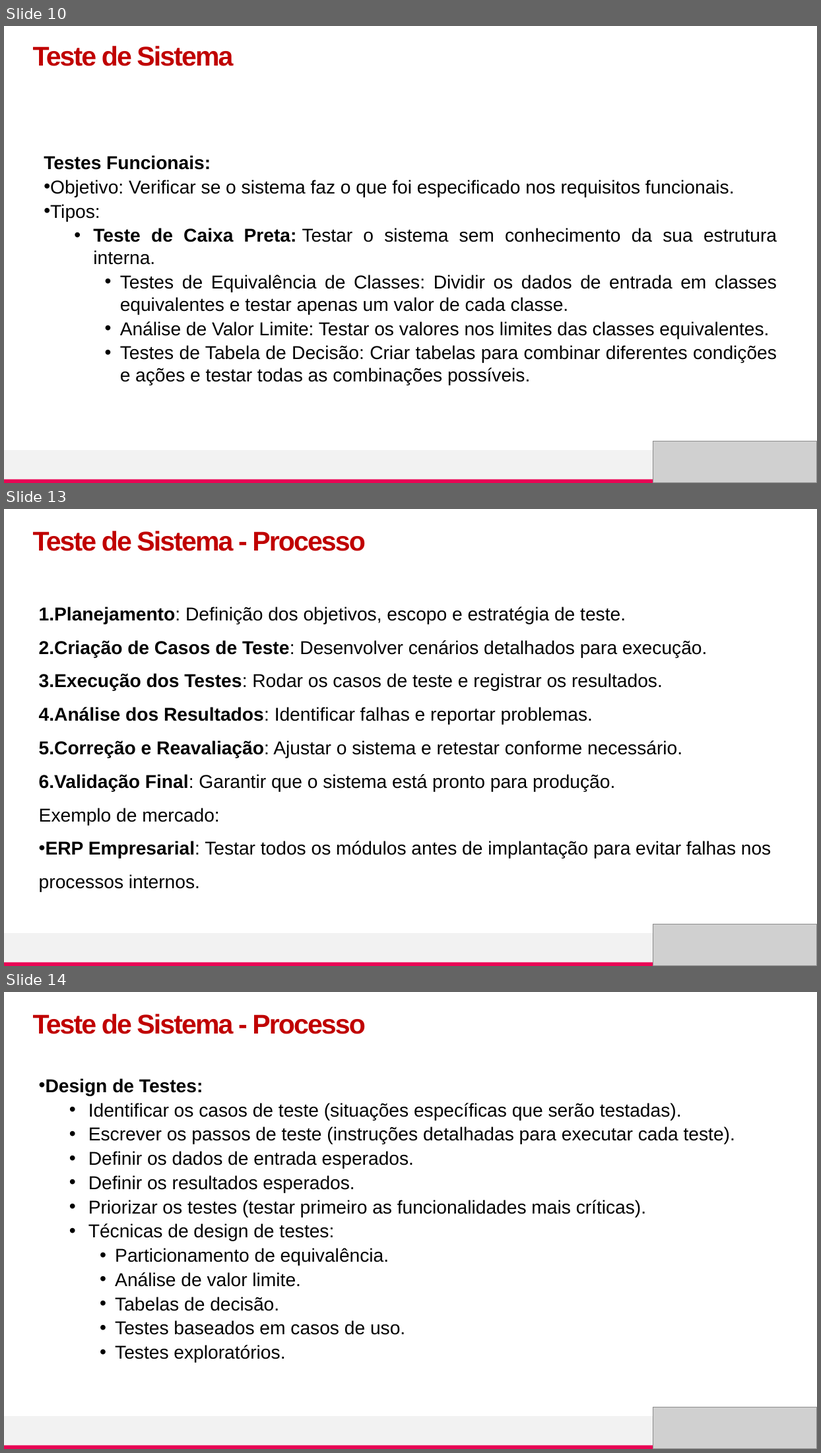
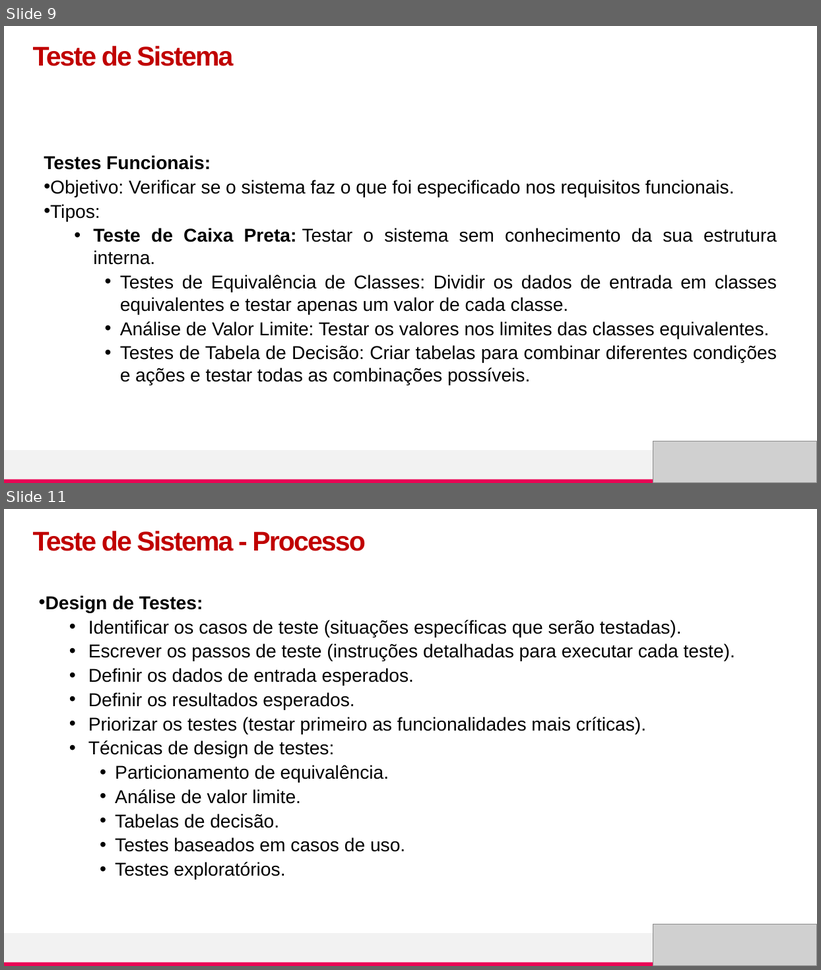
Before and after one commit to nandafretes/TSOFT, a slide deck: [TSOF] - Aula4_TesteSistema.pptx. Shown one above the other, each under a label of ours: slides 10, 13 and 14 before the commit, slides 9 and 11 after it; the slides between them are not shown. The pictures are 821x1453 and 821x970 pixels, drawn with LibreOffice and Linux fonts; fonts in the diff are those of the drawing; grey boxes stand for pictures. Boxes give left, top, right and bottom in pixels: in the first picture for what was removed or moved away, otherwise in the second. Text is boxed around its words. In the diff, an @@ line names an element or a change of style, - is before the commit and + after.

```diff
--- a/[TSOF] - Aula4_TesteSistema.pptx
+++ b/[TSOF] - Aula4_TesteSistema.pptx
@@ slide 13 removed at (x1=4, y1=509, x2=817, y2=966), background #FFFFFF; not listed: 5 template elements that a slide beside it also shows @@
@@ text removed at (x1=33, y1=531, x2=366, y2=551) @@
-Teste de Sistema - Processo
@@ text removed at (x1=39, y1=607, x2=771, y2=892) @@
-1. Planejamento: Definição dos objetivos, escopo e estratégia de teste.
-2. Criação de Casos de Teste: Desenvolver cenários detalhados para execução.
-3. Execução dos Testes: Rodar os casos de teste e registrar os resultados.
-4. Análise dos Resultados: Identificar falhas e reportar problemas.
-5. Correção e Reavaliação: Ajustar o sistema e retestar conforme necessário.
-6. Validação Final: Garantir que o sistema está pronto para produção.
-Exemplo de mercado:
-• ERP Empresarial: Testar todos os módulos antes de implantação para evitar falhas nos processos internos.
@@ picture removed at (x1=653, y1=925, x2=817, y2=966) @@
@@ what was slide 10 is now slide 9 @@
@@ what was slide 14 is now slide 11 @@
```
Also in this commit, not shown: 5 slides changed, 1 slide added, 4 other slides removed, 4 other files.
